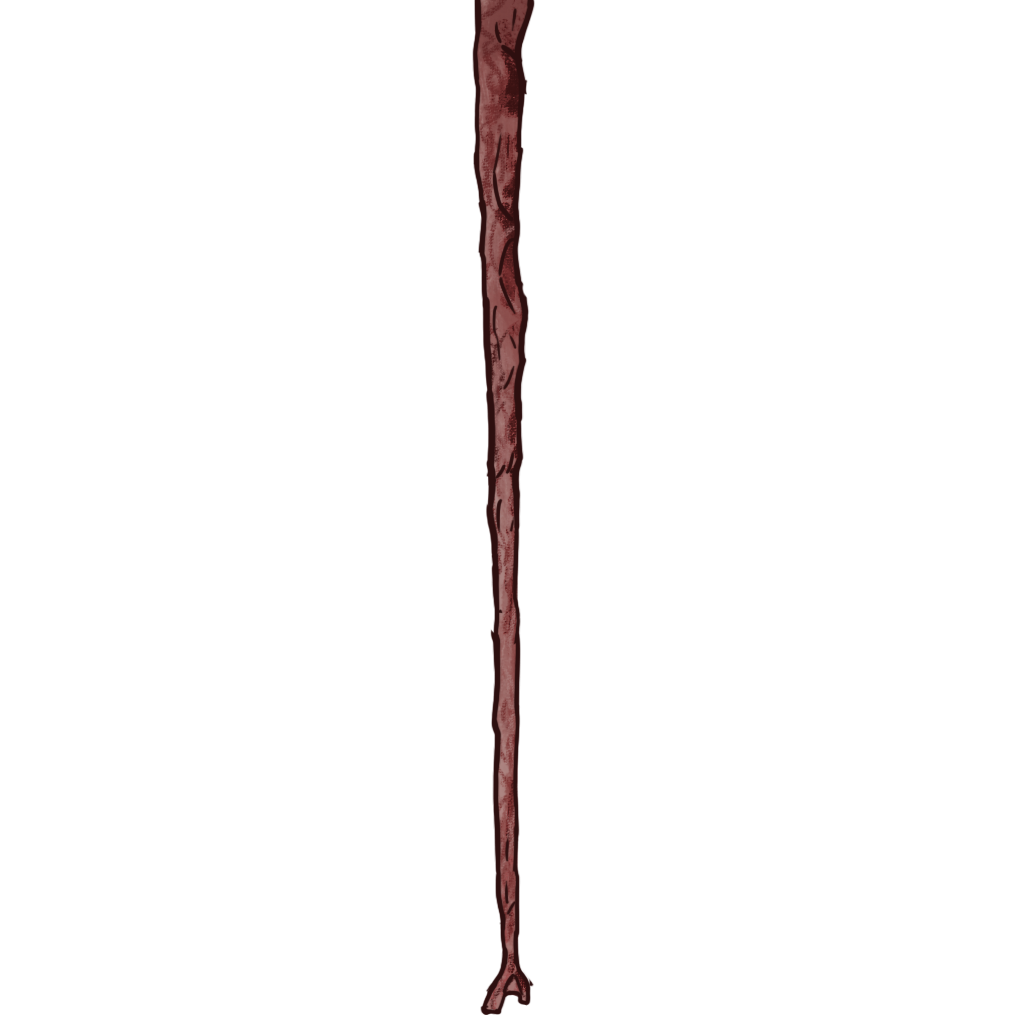
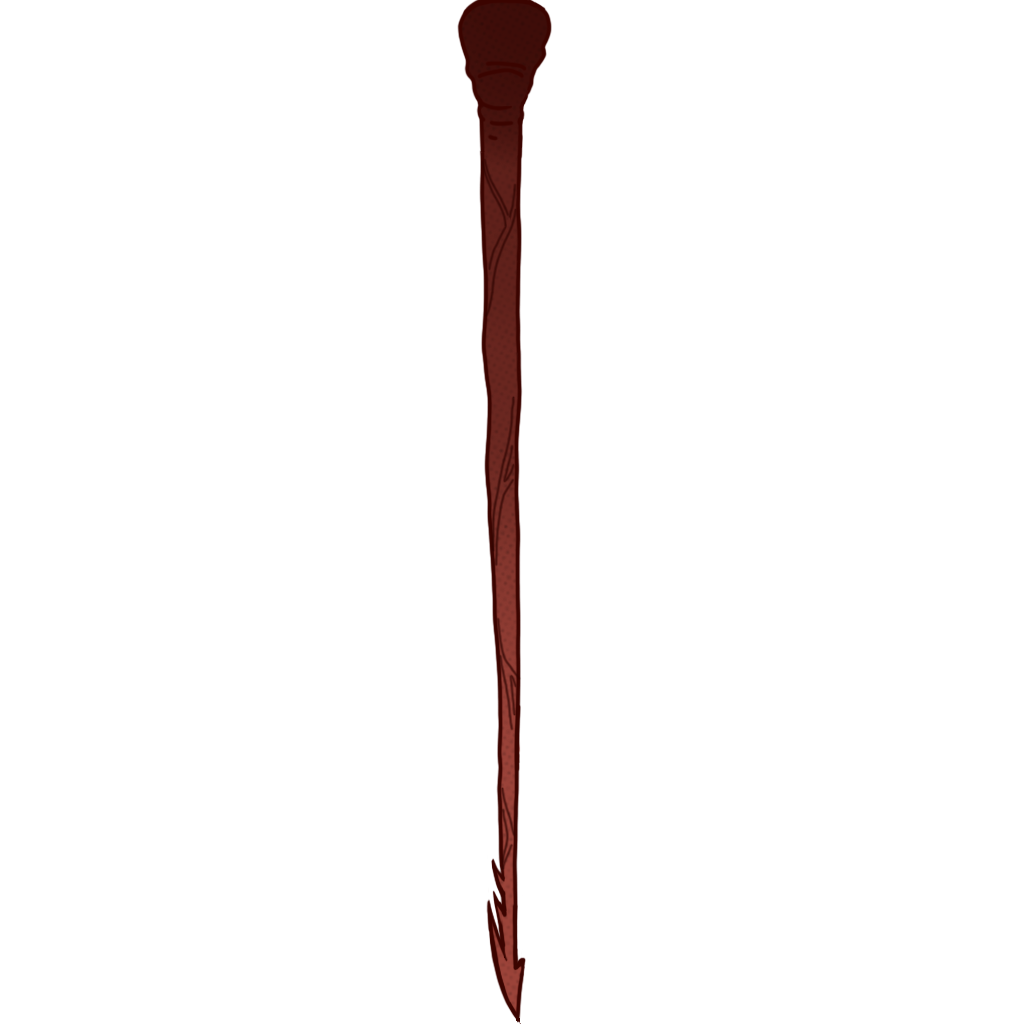
Comparing the layer stacks of the two 1024px x 1024px images. Changes:
added layer "Group 3" above "Group 2" over [457, 0, 552, 1024]
hid "Group 2" over [472, 0, 535, 1015]
